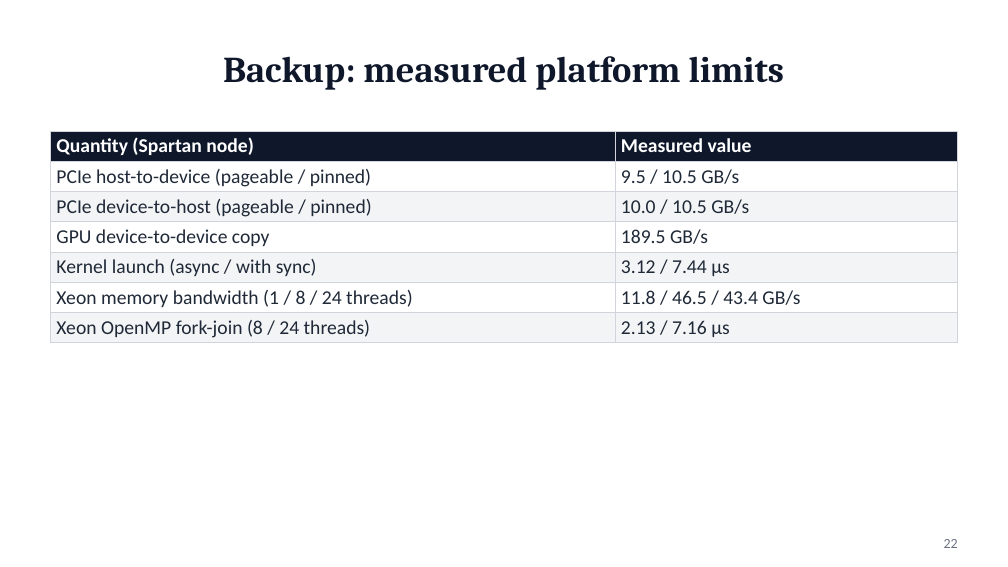
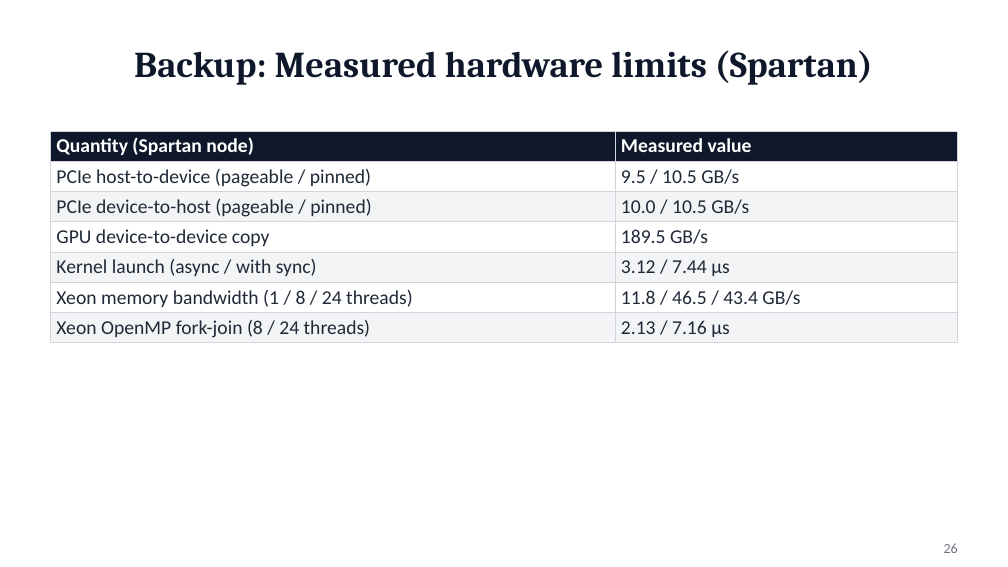
Before and after one commit to SUNNIHITHreddy-INDURU/cs259-hybrid-cpu-gpu-deep-learning, a slide deck: slide 26 of presentation/CS259_Hybrid_CPU_GPU_Induru.pptx (slide 22 before the commit). Drawn at 1008x567 pixels with LibreOffice and Linux fonts; fonts in the diff are those of the drawing. Boxes give left, top, right and bottom in pixels: in the first picture for what was removed or moved away, otherwise in the second. Text is boxed around its words. In the diff, an @@ line names an element or a change of style, - is before the commit and + after.

```diff
--- a/presentation/CS259_Hybrid_CPU_GPU_Induru.pptx
+++ b/presentation/CS259_Hybrid_CPU_GPU_Induru.pptx
@@ title at bbox=[134, 50, 873, 85]: text changed @@
-Backup: measured platform limits
+Backup: Measured hardware limits (Spartan)
@@ page number removed at bbox=[944, 539, 958, 548] @@
-22
@@ page number added at bbox=[944, 543, 958, 553], 10 pt, text #6B7280 @@
+26
```
Also in this commit, not shown: 13 other slides changed, 14 slides added, 8 slides removed, 11 other files.
